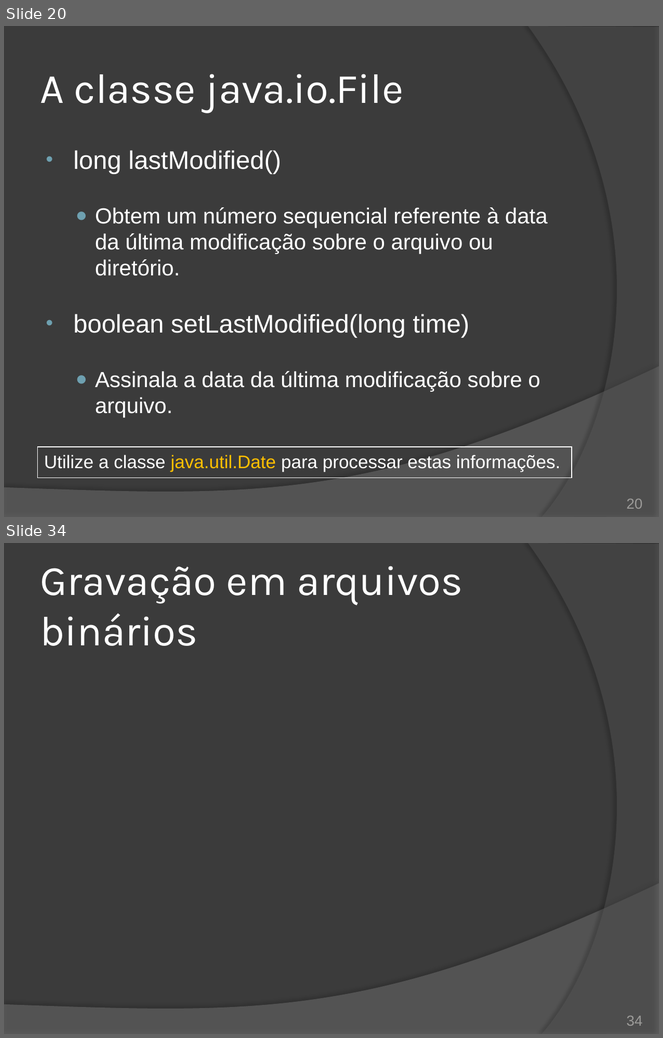
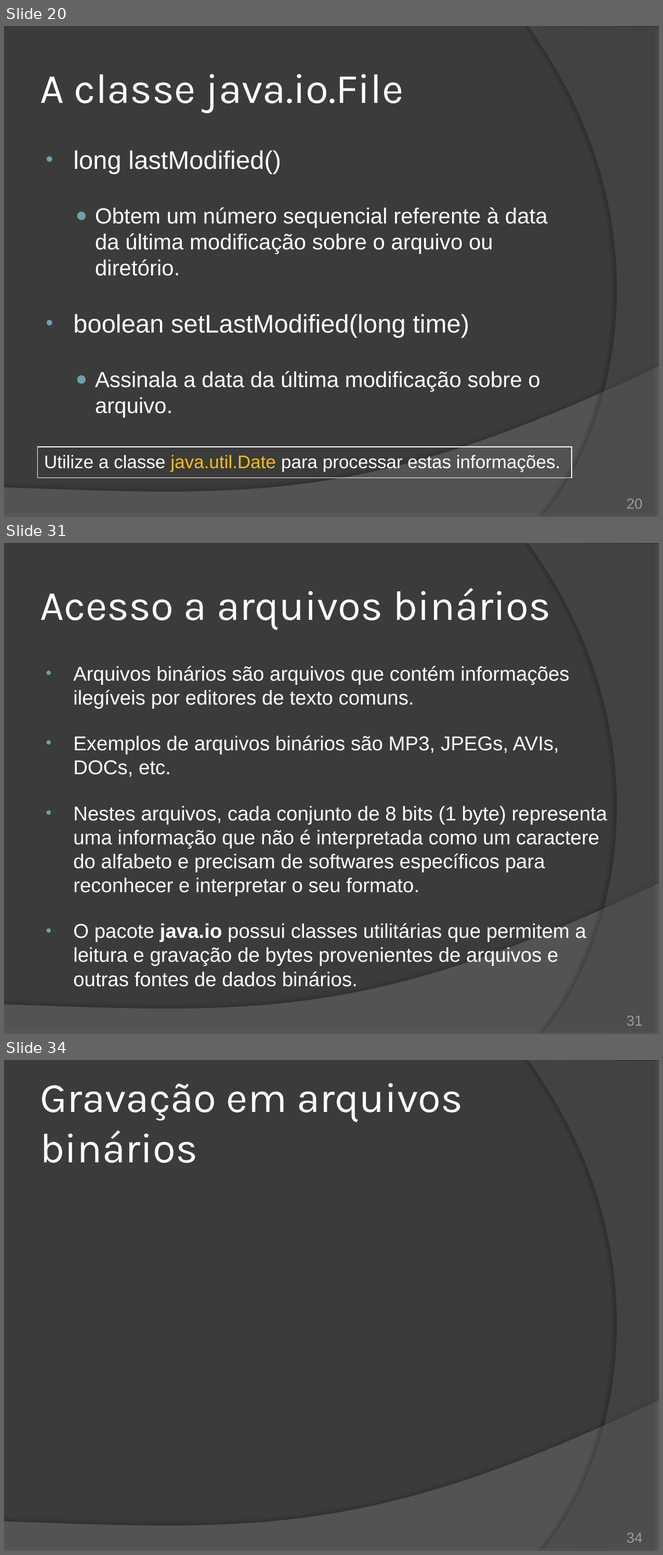
Before and after one commit to duchesqui/slzvieira-training, a slide deck: 2-Java-Programmer-Modulo-II/16.Capitulo10.pptx. Shown one above the other, each under a label of ours: slides 20 and 34 before the commit, slides 20, 31 and 34 after it; the slides between them are not shown. The pictures are 663x1038 and 663x1555 pixels, drawn with LibreOffice and Linux fonts; fonts in the diff are those of the drawing. Boxes give left, top, right and bottom in pixels: in the first picture for what was removed or moved away, otherwise in the second. Text is boxed around its words. In the diff, an @@ line names an element or a change of style, - is before the commit and + after.

```diff
--- a/2-Java-Programmer-Modulo-II/16.Capitulo10.pptx
+++ b/2-Java-Programmer-Modulo-II/16.Capitulo10.pptx
@@ slide 31 added at <box>4,543,659,1034</box>, background #3B3B3B; not listed: 2 template elements that a slide beside it also shows @@
@@ title added at <box>40,588,551,630</box>, 46 pt, text #FFFFFF @@
+Acesso a arquivos binários
@@ text added at <box>73,666,608,987</box>, 22 pt, text #FFFFFF @@
+• Arquivos binários são arquivos que contém informações ilegíveis por editores de texto comuns.
+• Exemplos de arquivos binários são MP3, JPEGs, AVIs, DOCs, etc.
+• Nestes arquivos, cada conjunto de 8 bits (1 byte) representa uma informação que não é interpretada como um caractere do alfabeto e precisam de softwares específicos para reconhecer e interpretar o seu formato.
+• O pacote java.io possui classes utilitárias que permitem a leitura e gravação de bytes provenientes de arquivos e outras fontes de dados binários.
@@ page number added at <box>626,1016,643,1026</box>, 16 pt, text #9D9B9A @@
+31
```
Also in this commit, not shown: 14 slides changed, 8 other slides added, 1 slide removed, 8 other files.
